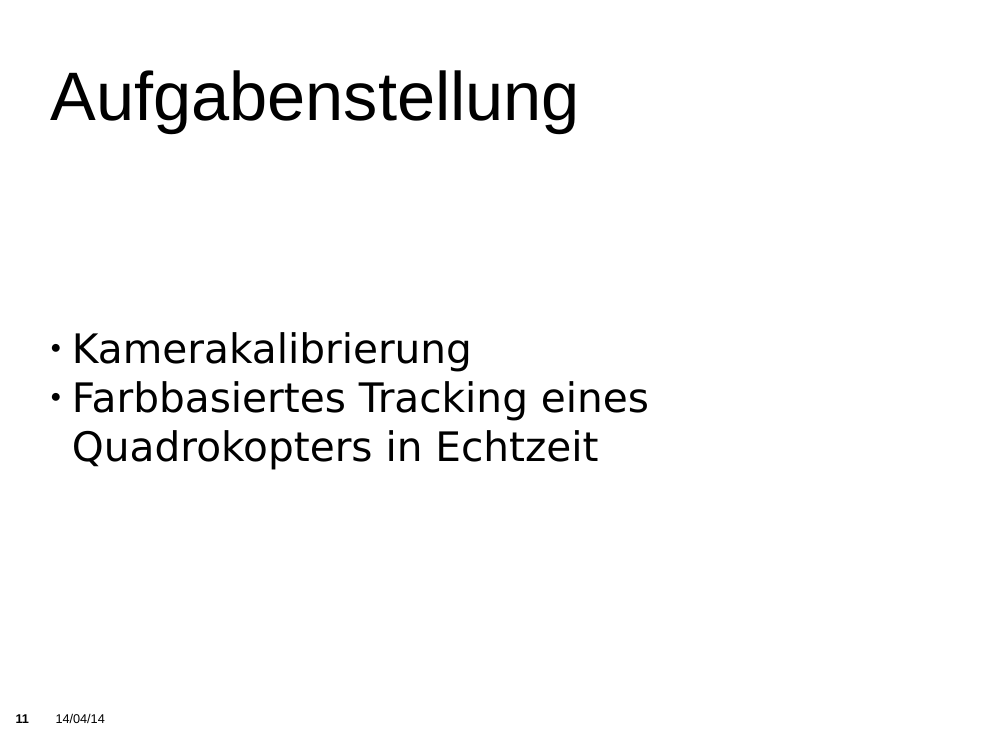
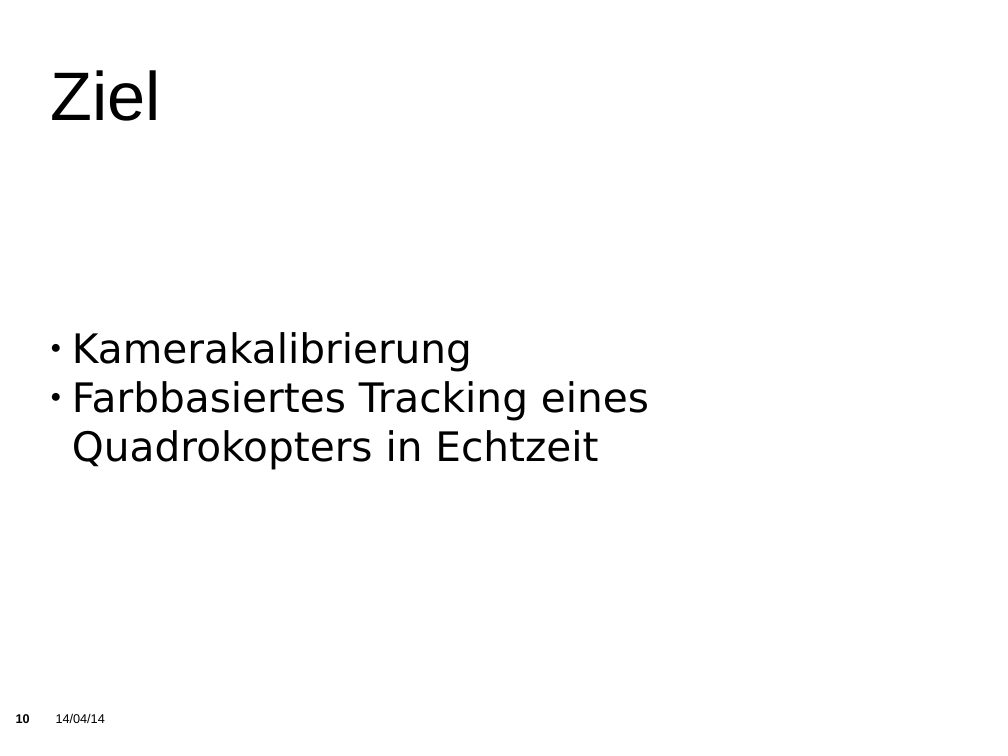
Before and after one commit to KITrokopter/Presentation, a slide deck: slide 10 of PresentationInTotal v0.1.odp (slide 11 before the commit). Drawn at 1008x756 pixels with LibreOffice and Linux fonts; fonts in the diff are those of the drawing; background and template pictures are left out. Boxes give left, top, right and bottom in pixels: in the first picture for what was removed or moved away, otherwise in the second. Text is boxed around its words. In the diff, an @@ line names an element or a change of style, - is before the commit and + after.

```diff
--- a/PresentationInTotal v0.1.odp
+++ b/PresentationInTotal v0.1.odp
@@ title at (50,70,160,121): text changed @@
-Aufgabenstellung
+Ziel
@@ page number at (16,714,30,723): text changed @@
-11
+10
```
Also in this commit, not shown: 10 other slides changed, 3 slides removed.
